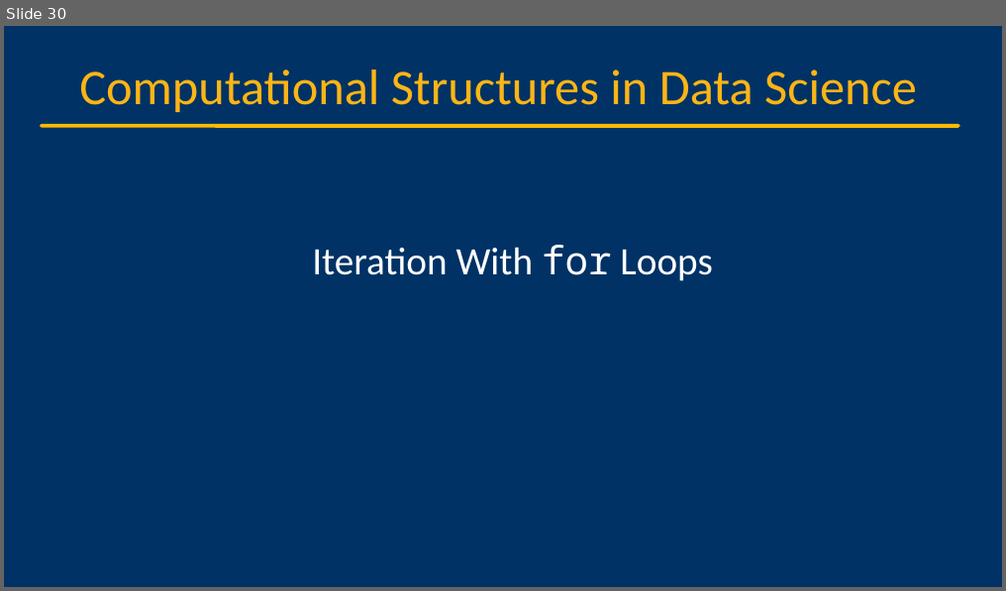
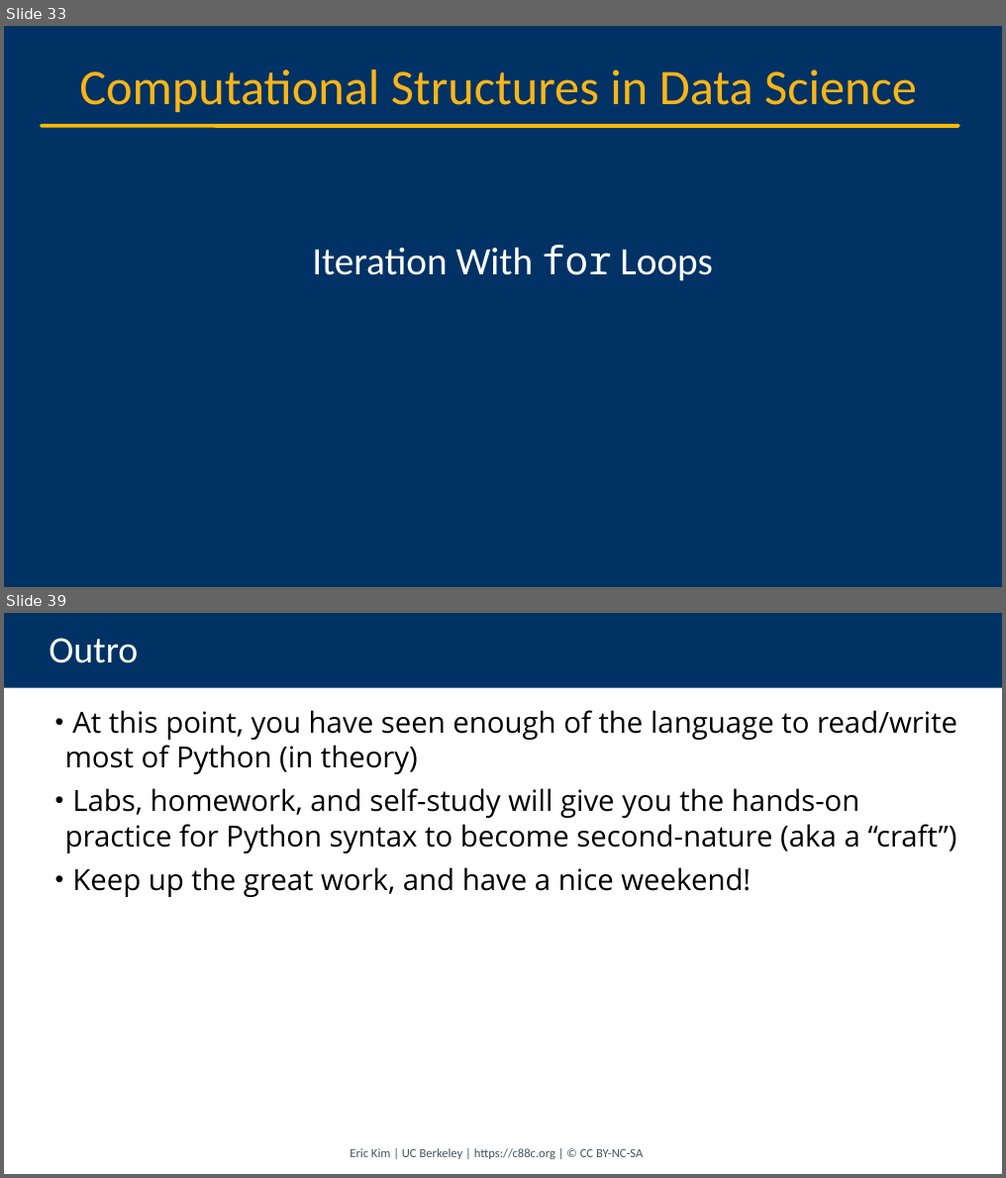
Before and after one commit to cs88-website/su24, a slide deck: assets/slides/su24/03-Loops.pptx. Shown one above the other, each under a label of ours: slide 30 before the commit, slides 33 and 39 after it; the slides between them are not shown. The pictures are 1006x591 and 1006x1178 pixels, drawn with LibreOffice and Linux fonts; fonts in the diff are those of the drawing; background and template pictures are left out. Boxes give left, top, right and bottom in pixels: in the first picture for what was removed or moved away, otherwise in the second. Text is boxed around its words. In the diff, an @@ line names an element or a change of style, - is before the commit and + after.

```diff
--- a/assets/slides/su24/03-Loops.pptx
+++ b/assets/slides/su24/03-Loops.pptx
@@ slide 39 added at box(4, 613, 1002, 1174), background #FFFFFF @@
@@ title added at box(4, 613, 1002, 688), fill #003265, 36 pt, text #FFFFFF @@
+Outro
@@ text added at box(65, 710, 957, 897), 28 pt, text #000000 @@
+• At this point, you have seen enough of the language to read/write most of Python (in theory)
+• Labs, homework, and self-study will give you the hands-on practice for Python syntax to become second-nature (aka a “craft”)
+• Keep up the great work, and have a nice weekend!
@@ text added at box(350, 1149, 643, 1159), 12 pt, text #46535E @@
+Eric Kim | UC Berkeley | https://c88c.org | © CC BY-NC-SA
@@ what was slide 30 is now slide 33 @@
```
Also in this commit, not shown: 20 slides changed, 4 other slides added, 52 other files.
